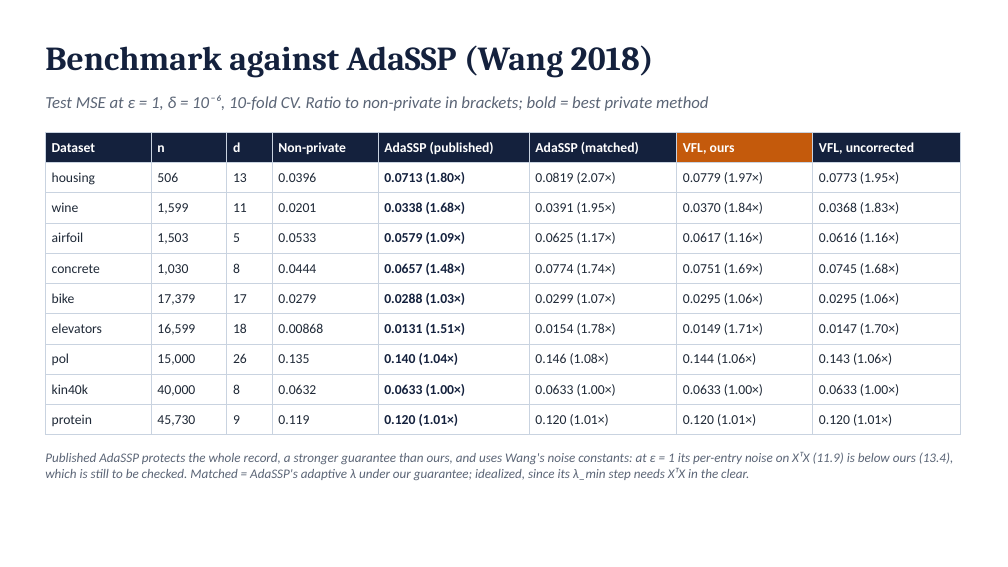
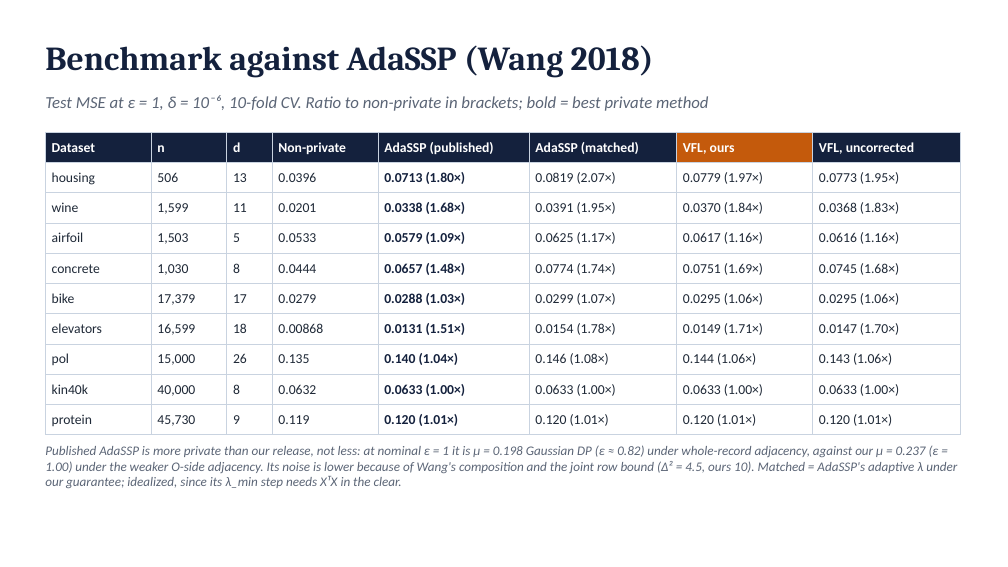
Before and after one commit to shukabh/VerticalFederatedRegression, a slide deck: slide 27 of slides/vfl_scenarioB_deck.pptx. Drawn at 1008x567 pixels with LibreOffice and Linux fonts; fonts in the diff are those of the drawing. Boxes give left, top, right and bottom in pixels: in the first picture for what was removed or moved away, otherwise in the second. Text is boxed around its words. In the diff, an @@ line names an element or a change of style, - is before the commit and + after.

```diff
--- a/slides/vfl_scenarioB_deck.pptx
+++ b/slides/vfl_scenarioB_deck.pptx
@@ text at [45, 445, 957, 488]: text changed @@
-Published AdaSSP protects the whole record, a stronger guarantee than ours, and uses Wang's noise constants: at ε = 1 its per-entry noise on XᵀX (11.9) is below ours (13.4), which is still to be checked. Matched = AdaSSP's adaptive λ under our guarantee; idealized, since its λ_min step needs XᵀX in the clear.
+Published AdaSSP is more private than our release, not less: at nominal ε = 1 it is μ = 0.198 Gaussian DP (ε ≈ 0.82) under whole-record adjacency, against our μ = 0.237 (ε = 1.00) under the weaker O-side adjacency. Its noise is lower because of Wang's composition and the joint row bound (Δ² = 4.5, ours 10). Matched = AdaSSP's adaptive λ under our guarantee; idealized, since its λ_min step needs XᵀX in the clear.
```
Also in this commit, not shown: 20 other slides changed, 5 slides added, 3 other files.
